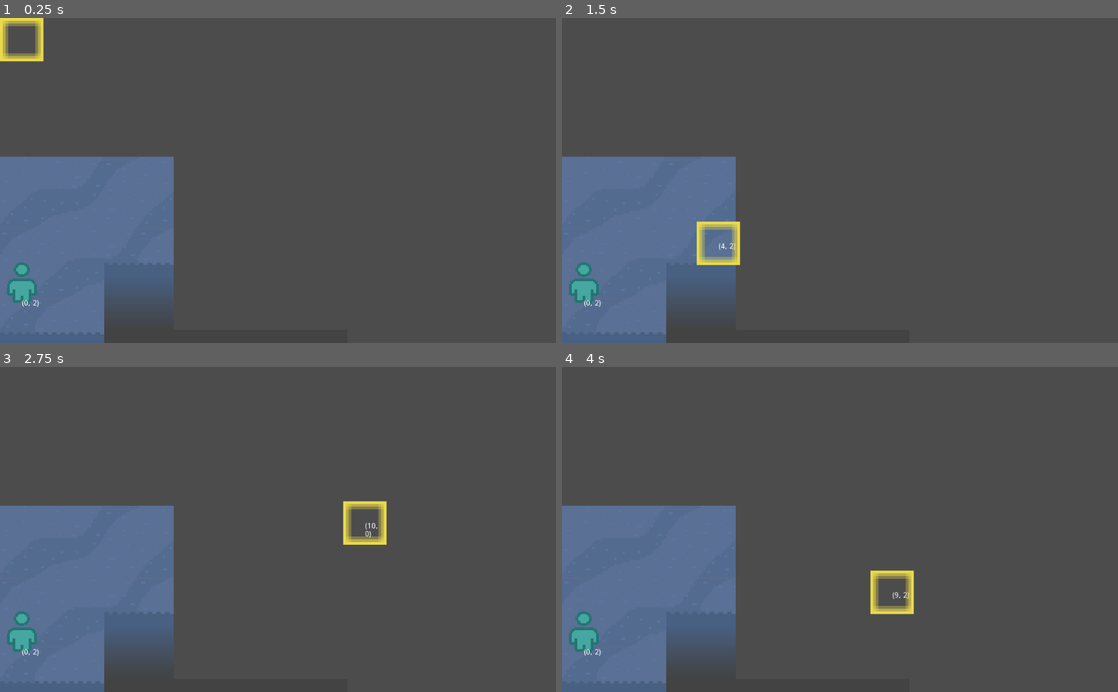
Above: before the commit, frames 1-4 (two rows, left to right).
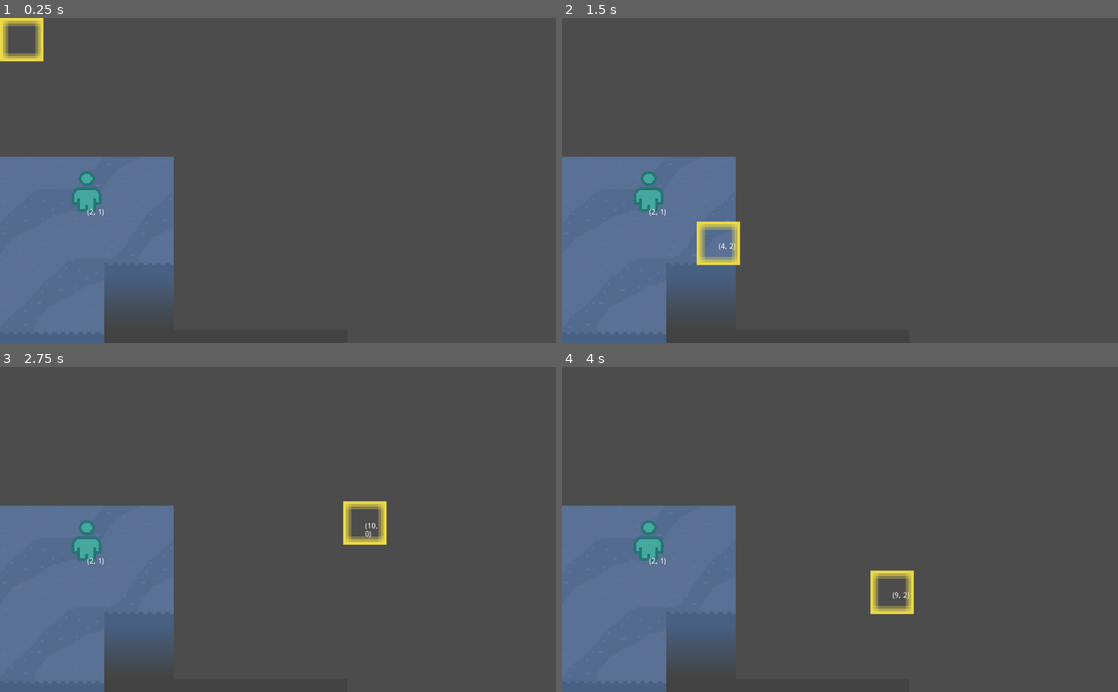
Above: after the commit, the same moments.

Repository: SomeSortOfSam/Metahedron
Game: Godot game, scene res://Maps/TestMap.tscn
Two runs of this game, one before a commit and one after it. Both use one fixed random seed, a clock stepped at 60 frames per second and the inputs below.
Inputs (mouse positions are in pixels of both pictures, inside the frame that each line leads up to):
- Up to frame 1 (0.25 s): no input
- Up to frame 2 (1.5 s): tap Enter (ui_accept) at 0.5, 0.77, 1.25 s; move the mouse to (962, 164) at 0.52 s; hold Right (ui_right) 0.53-1.28 s; move the mouse to (728, 196) at 1.27 s; hold Down (ui_down) from 1.28 s (still down)
- Up to frame 3 (2.75 s): tap Enter (ui_accept) at 1.52, 2 s; move the mouse to (333, 458) at 2.02 s; release Down (ui_down) at 2.03 s; hold Right (ui_right) from 2.03 s (still down)
- Up to frame 4 (4 s): tap Enter (ui_accept) at 2.75, 3.02, 3.5, 3.77 s; move the mouse to (812, 594) at 2.77 s; release Right (ui_right) at 2.78 s; hold Up (ui_up) 2.78-3.53 s; move the mouse to (1006, 578) at 3.52 s; hold Left (ui_left) from 3.53 s (still down)

The runs differ from the first frame. In frame 1, 0.9% of the frame differs, in the area x 1-19%, y 47-89%; in frame 2, 0.9%; in frame 3, 0.9%; in frame 4, 0.9%.

Commit message:
Unit Offset Solved

Diff:
--- a/Maps/GameBoard.gd
+++ b/Maps/GameBoard.gd
@@ -22,8 +22,8 @@
 	return true if _units.has(cell) else false
 
 func resize_map():
+	map.cell_size = _tile_map.cell_size * _tile_map.scale
 	map.map_rect = _tile_map.get_used_rect()
-	map.cell_size = _tile_map.cell_size * _tile_map.scale
 
 func _reinitialize():
 	_units.clear()
--- a/Maps/TestMap.tscn
+++ b/Maps/TestMap.tscn
@@ -8,6 +8,6 @@
 [node name="TileMap" parent="." index="0"]
 tile_data = PoolIntArray( 262144, 0, 65541, 262145, 0, 2, 262146, 0, 0, 262147, 0, 1, 262148, 0, 5, 327680, 0, 65537, 3 …(833 unchanged characters)…
 
-[node name="Character" parent="YSort" index="2"]
-position = Vector2( 34.0997, 550.995 )
+[node name="Character" parent="YSort" index="3"]
+position = Vector2( 153.964, 360.71 )
 skin = ExtResource( 2 )
